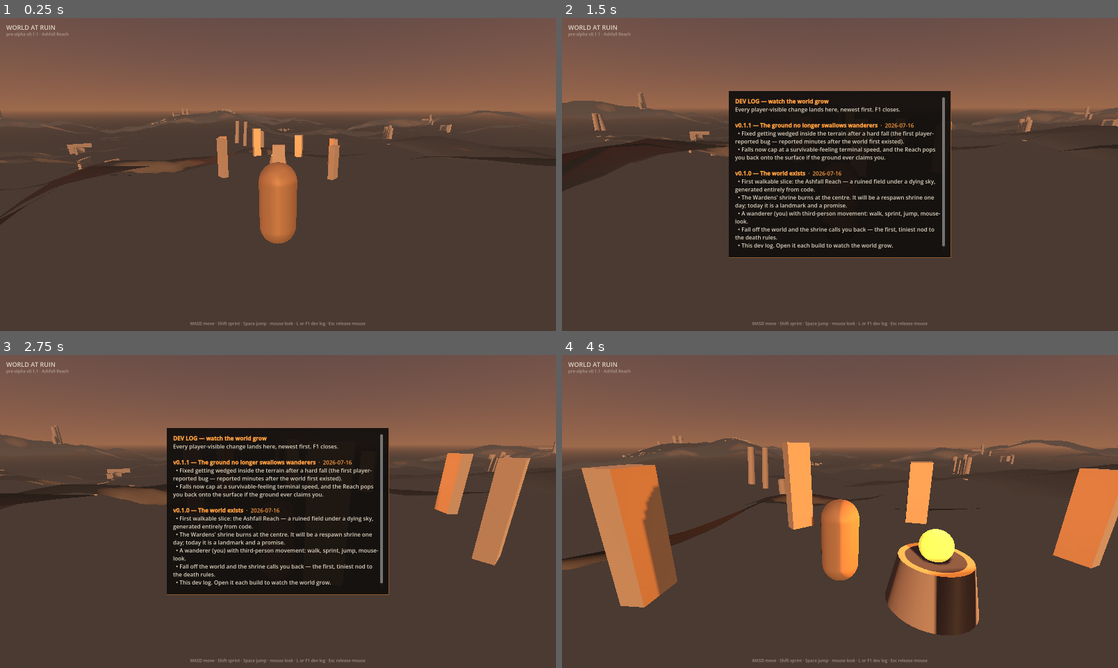
Above: before the commit, frames 1-4 (two rows, left to right).
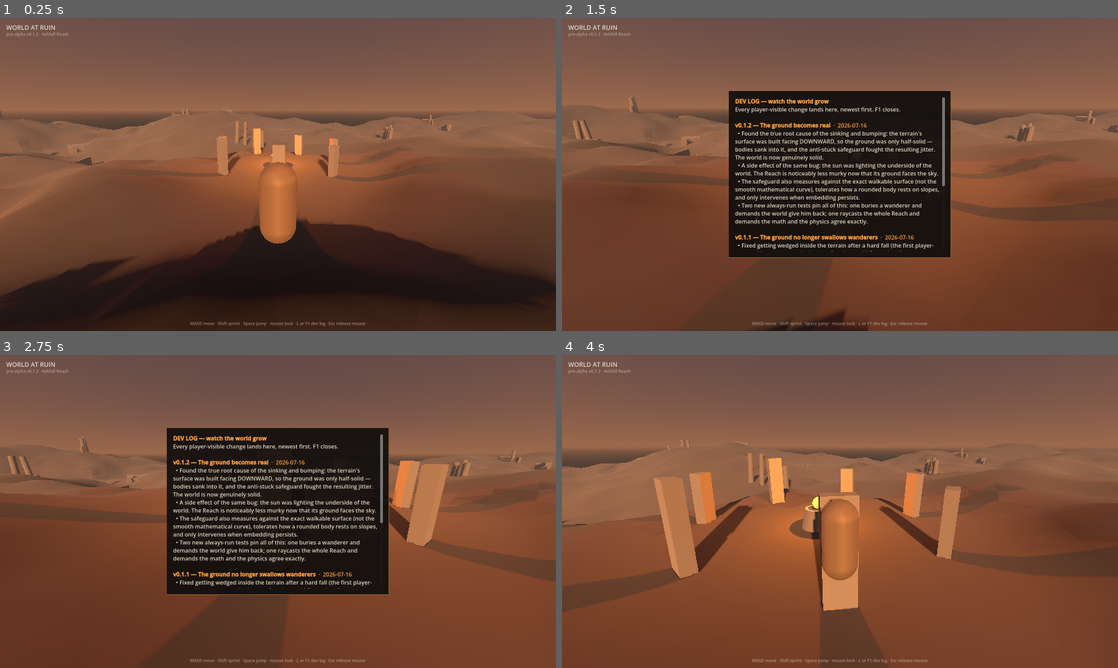
Above: after the commit, the same moments.

Repository: devantler-tech/world-at-ruin
Game: Godot game, scene res://scenes/main.tscn
Same seed, same stepped clock (60 frames per second), same inputs: the game is played once before the commit and once after it.
Inputs (mouse positions are in pixels of both pictures, inside the frame that each line leads up to):
- Up to frame 1 (0.25 s): no input
- Up to frame 2 (1.5 s): move the mouse to (867, 174) at 0.52 s; hold Shift (sprint) 0.53-1.28 s; hold W (move_forward) from 0.53 s (still down); tap Space (jump) at 0.77 s; move the mouse to (812, 174) at 1.27 s; tap L at 1.35 s
- Up to frame 3 (2.75 s): keep holding W (move_forward); tap Space (jump) at 1.52 s; move the mouse to (289, 505) at 2.02 s; hold Shift (sprint) from 2.03 s (still down)
- Up to frame 4 (4 s): keep holding W (move_forward); move the mouse to (834, 517) at 2.77 s; release Shift (sprint) at 2.78 s; tap L at 2.85 s; tap Space (jump) at 3.02, 3.77 s; move the mouse to (878, 514) at 3.52 s; hold Shift (sprint) from 3.53 s (still down)

The runs differ from the first frame. In frame 1, 58% of the frame differs, in the area x 0-100%, y 4-100%; in frame 2, 49%; in frame 3, 50%; in frame 4, 63%.

Commit message:
fix: make the terrain genuinely solid — correct inverted face winding (v0.1.2)
Root cause of both player-reported bugs (sinking into the ground, then
rhythmic bumping): terrain triangles were wound counter-clockwise, but Godot
front faces are clockwise — so the ground's faces pointed down. Bodies were
only held up by depenetration jitter, raycasts passed through, and the sun
lit the underside (the world rendered inside-out).

Fixes: correct winding + double-sided trimesh collision; the ground
safeguard now measures against the exact walkable mesh surface with a
slope-tolerant threshold and a persistence gate. Two CI regression tests pin
it: bury-and-recover, and a 200-point raycast-vs-analytic surface
consistency sweep (worst deviation now 0.000).

Co-Authored-By: Claude Fable 5 <noreply@anthropic.com>

Diff:
--- a/client/project.godot
+++ b/client/project.godot
@@ -12,7 +12,7 @@
 
 config/name="World at Ruin"
 config/description="A source-available, cloud-native MMORPG built almost entirely by agents. Pre-alpha."
-config/version="0.1.1"
+config/version="0.1.2"
 run/main_scene="res://scenes/main.tscn"
 config/features=PackedStringArray("4.7")
 config/icon="res://icon.svg"
--- a/client/scripts/devlog.gd
+++ b/client/scripts/devlog.gd
@@ -5,11 +5,22 @@
 ## development progress by playing. Every change that a player could notice
 ## gets an entry here, newest first — open it in-game with F1.
 
-const VERSION := "0.1.1"
+const VERSION := "0.1.2"
 const CODENAME := "Ashfall Reach"
 
 ## Newest first. Keys: version, date, title, notes (Array[String]).
 const ENTRIES: Array[Dictionary] = [
+	{
+		"version": "0.1.2",
+		"date": "2026-07-16",
+		"title": "The ground becomes real",
+		"notes": [
+			"Found the true root cause of the sinking and bumping: the terrain's surface was built facing DOWNWARD, so the ground was only half-solid — bodies sank into it, and the anti-stuck safeguard fought the resulting jitter. The world is now genuinely solid.",
+			"A side effect of the same bug: the sun was lighting the underside of the world. The Reach is noticeably less murky now that its ground faces the sky.",
+			"The safeguard also measures against the exact walkable surface (not the smooth mathematical curve), tolerates how a rounded body rests on slopes, and only intervenes when embedding persists.",
+			"Two new always-run tests pin all of this: one buries a wanderer and demands the world give him back; one raycasts the whole Reach and demands the math and the physics agree exactly.",
+		],
+	},
 	{
 		"version": "0.1.1",
 		"date": "2026-07-16",
--- a/client/scripts/main.gd
+++ b/client/scripts/main.gd
@@ -20,10 +20,10 @@
 	player.name = "Wanderer"
 	# Spawn outside the monolith ring, facing the shrine, so the first frame
 	# frames the landmark instead of collapsing the camera against a stone.
-	var spawn := Vector3(11.0, world.height_at(11.0, 14.0) + 1.2, 14.0)
+	var spawn := Vector3(11.0, world.surface_height_at(11.0, 14.0) + 1.2, 14.0)
 	player.spawn_point = spawn
 	player.position = spawn
-	player.ground_height_provider = world.height_at
+	player.ground_height_provider = world.surface_height_at
 	add_child(player)
 	player.face_toward(Vector3.ZERO)
 
--- a/client/scripts/player.gd
+++ b/client/scripts/player.gd
@@ -34,6 +34,7 @@
 var _spring: SpringArm3D
 var _camera: Camera3D
 var _visual: Node3D
+var _embedded_ticks := 0
 
 static func ensure_input_actions() -> void:
 	var bindings := {
@@ -162,16 +163,44 @@
 	if global_position.y < FALL_LIMIT_Y:
 		respawn()
 
-## Self-heal terrain embedding: the body origin sits at the capsule's base, so
-## an origin meaningfully below the analytic terrain height means the capsule
-## is inside the ground (tunneled or wedged) — pop it back onto the surface.
+## How far below the vertical surface height the origin must sit before we
+## call it embedded. On a slope of angle θ the capsule's bottom tip
+## legitimately sits r·(1 − cos2θ/cosθ) below the surface measured at its
+## (x, z) — ≈ 0.4 m at 45° for r = 0.4 — so anything under that is normal
+## contact, not embedding. A genuinely wedged/tunneled capsule is far deeper.
+const EMBED_THRESHOLD := 0.55
+## Sentinel from WorldGen.surface_height_at: no terrain at this (x, z).
+const NO_GROUND_BELOW := -1.0e5
+## Embedding must persist this many consecutive physics ticks before the
+## clamp fires (~0.17 s at 60 Hz). Real wedging is a steady state; legitimate
+## contact depth fluctuates tick to tick (ridge overhangs, crease crossings),
+## so a persistence gate removes false positives no fixed threshold can.
+const EMBED_TICKS_TO_FIRE := 10
+
+## Self-heal terrain embedding: the terrain is a pure heightfield, so an
+## origin deeper than EMBED_THRESHOLD below the walkable mesh surface is
+## always an invalid state (tunneled or wedged) — pop back onto the surface.
+## Must compare against the MESH surface (piecewise-linear), never the smooth
+## noise height: mid-triangle they diverge enough to false-positive.
 func _unstick_from_ground() -> void:
 	if not ground_height_provider.is_valid():
 		return
 	var ground: float = ground_height_provider.call(global_position.x, global_position.z)
-	if global_position.y < ground - 0.2:
-		global_position.y = ground + 0.3
-		velocity.y = 0.0
+	if ground < NO_GROUND_BELOW:
+		_embedded_ticks = 0
+		return  # Off the terrain edge — the fall-limit respawn handles this.
+	if global_position.y < ground - EMBED_THRESHOLD:
+		_embedded_ticks += 1
+	else:
+		_embedded_ticks = 0
+		return
+	if _embedded_ticks < EMBED_TICKS_TO_FIRE:
+		return
+	print("[unstick] recovered wanderer from y=%.2f to surface %.2f at (%.1f, %.1f)" %
+		[global_position.y, ground, global_position.x, global_position.z])
+	global_position.y = ground + 0.1
+	velocity.y = 0.0
+	_embedded_ticks = 0
 
 func respawn() -> void:
 	global_position = spawn_point
--- a/client/scripts/world_gen.gd
+++ b/client/scripts/world_gen.gd
@@ -22,9 +22,13 @@
 const COL_STONE := Color(0.42, 0.39, 0.35)
 const COL_EMBER := Color(1.0, 0.55, 0.18)
 
+## Returned by surface_height_at outside the terrain grid: "no ground here".
+const NO_GROUND := -1.0e6
+
 var _noise := FastNoiseLite.new()
 var _detail := FastNoiseLite.new()
 var _tint := FastNoiseLite.new()
+var _heights := PackedFloat32Array()
 var _brazier_light: OmniLight3D
 var _brazier_mesh: MeshInstance3D
 var _time := 0.0
@@ -63,15 +67,43 @@
 	var keep := smoothstep(0.35, 1.0, clampf(d / SHRINE_CLEAR_RADIUS, 0.0, 1.0))
 	return lerpf(h * 0.12, h, keep)
 
+## Height of the actual walkable terrain MESH at world (x, z): the same
+## piecewise-linear interpolation of the height grid the collision trimesh is
+## built from, including the quad→triangle split. This — not the smooth
+## height_at noise — is what physics stands on; anything comparing a body to
+## the ground must use it (mid-triangle the two can differ by tens of cm).
+## Returns NO_GROUND outside the terrain bounds.
+func surface_height_at(x: float, z: float) -> float:
+	var step := SIZE / QUADS
+	var half := SIZE / 2.0
+	var gx := (x + half) / step
+	var gz := (z + half) / step
+	if gx < 0.0 or gz < 0.0 or gx > QUADS or gz > QUADS or _heights.is_empty():
+		return NO_GROUND
+	var ix := mini(int(gx), QUADS - 1)
+	var iz := mini(int(gz), QUADS - 1)
+	var fx := gx - ix
+	var fz := gz - iz
+	var w := QUADS + 1
+	var h00 := _heights[iz * w + ix]
+	var h10 := _heights[iz * w + ix + 1]
+	var h01 := _heights[(iz + 1) * w + ix]
+	var h11 := _heights[(iz + 1) * w + ix + 1]
+	# Quads split along the v00→v11 diagonal (see _build_terrain): the
+	# (v00, v11, v10) triangle covers fx >= fz, (v00, v01, v11) the rest.
+	if fx >= fz:
+		return h00 + (h10 - h00) * fx + (h11 - h10) * fz
+	return h00 + (h11 - h01) * fx + (h01 - h00) * fz
+
 func _build_terrain() -> void:
 	var step := SIZE / QUADS
 	var half := SIZE / 2.0
-	# Precompute the height grid once.
-	var heights: Array[float] = []
-	heights.resize((QUADS + 1) * (QUADS + 1))
+	# Precompute the height grid once; kept for surface_height_at lookups.
+	_heights.resize((QUADS + 1) * (QUADS + 1))
 	for iz in QUADS + 1:
 		for ix in QUADS + 1:
-			heights[iz * (QUADS + 1) + ix] = height_at(ix * step - half, iz * step - half)
+			_heights[iz * (QUADS + 1) + ix] = height_at(ix * step - half, iz * step - half)
+	var heights := _heights
 
 	var st := SurfaceTool.new()
 	st.begin(Mesh.PRIMITIVE_TRIANGLES)
@@ -108,14 +140,22 @@
 	var body := StaticBody3D.new()
 	body.name = "TerrainBody"
 	var shape := CollisionShape3D.new()
-	shape.shape = mesh.create_trimesh_shape()
+	var trimesh := mesh.create_trimesh_shape() as ConcavePolygonShape3D
+	# The ground must be solid from BOTH sides: one-sided collision turns any
+	# winding or tunneling slip into a fall through the world.
+	trimesh.backface_collision = true
+	shape.shape = trimesh
 	body.add_child(shape)
 	add_child(body)
 
 func _add_tri(st: SurfaceTool, a: Vector3, b: Vector3, c: Vector3) -> void:
 	var centre := (a + b + c) / 3.0
 	st.set_color(_ground_color(centre))
-	for v: Vector3 in [a, b, c]:
+	# Godot front faces wind CLOCKWISE (not the right-hand-rule order the
+	# args are given in) — emit a, c, b so the face points UP. Downward faces
+	# render inside-out and are pass-through for raycasts and half-solid for
+	# bodies (the v0.1.x sink/bump bugs).
+	for v: Vector3 in [a, c, b]:
 		st.add_vertex(v)
 
 func _ground_color(at: Vector3) -> Color:
--- /dev/null
+++ b/client/tests/surface_consistency_test.gd
@@ -0,0 +1,72 @@
+extends Node
+## Asserts WorldGen.surface_height_at agrees with the PHYSICS mesh the
+## wanderer actually stands on: raycasts the collision world straight down at
+## seeded sample points and compares. Any disagreement beyond tolerance means
+## the analytic lookup has drifted from the real triangles — the root cause
+## behind ground-clamp false positives (v0.1.2 "bumping" bug).
+##
+## Run: godot --headless --path client res://tests/surface_consistency_test.tscn
+
+const SAMPLES := 200
+const TOLERANCE := 0.1
+const RAY_TOP := 60.0
+const RAY_BOTTOM := -60.0
+
+var _ticks := 0
+var _main: Node
+
+func _ready() -> void:
+	_main = (load("res://scenes/main.tscn") as PackedScene).instantiate()
+	add_child(_main)
+
+func _physics_process(_delta: float) -> void:
+	_ticks += 1
+	if _ticks != 10:
+		return
+	var world := _main.get_node_or_null("World") as WorldGen
+	if world == null:
+		_fail("main scene did not build a World")
+		return
+	var space := get_viewport().find_world_3d().direct_space_state
+	var rng := RandomNumberGenerator.new()
+	rng.seed = 20260716
+	var worst := 0.0
+	var worst_at := Vector2.ZERO
+	var checked := 0
+	for i in SAMPLES:
+		var x := rng.randf_range(-WorldGen.SIZE / 2.0 + 1.0, WorldGen.SIZE / 2.0 - 1.0)
+		var z := rng.randf_range(-WorldGen.SIZE / 2.0 + 1.0, WorldGen.SIZE / 2.0 - 1.0)
+		var deviation := _deviation_at(space, world, x, z)
+		if deviation < 0.0:
+			continue  # Ray hit a ruin above the terrain — skip the sample.
+		checked += 1
+		if deviation > worst:
+			worst = deviation
+			worst_at = Vector2(x, z)
+	# The exact spot the spawn-time false positive fired at (game-run5 log).
+	var spawn_dev := _deviation_at(space, world, 10.7, 14.7)
+	print("surface-consistency: %d samples, worst |dev|=%.3f at (%.1f, %.1f); spawn-spot dev=%.3f" %
+		[checked, worst, worst_at.x, worst_at.y, spawn_dev])
+	if worst <= TOLERANCE and (spawn_dev < 0.0 or spawn_dev <= TOLERANCE):
+		print("SURFACE-TEST PASS")
+		get_tree().quit(0)
+	else:
+		_fail("surface_height_at disagrees with the physics mesh (worst %.3f m)" % worst)
+
+## |raycast hit − analytic surface| at (x, z), or -1.0 when the sample is
+## unusable (no hit, or the ray hit ruin geometry above the terrain).
+func _deviation_at(space: PhysicsDirectSpaceState3D, world: WorldGen, x: float, z: float) -> float:
+	var params := PhysicsRayQueryParameters3D.create(
+		Vector3(x, RAY_TOP, z), Vector3(x, RAY_BOTTOM, z))
+	var hit := space.intersect_ray(params)
+	if hit.is_empty():
+		print("  [debug] (%.1f, %.1f): NO HIT, analytic=%.2f" % [x, z, world.surface_height_at(x, z)])
+		return -1.0
+	if hit["collider"] != world.get_node("TerrainBody"):
+		return -1.0  # Landed on a ruin/shrine/body above the terrain — skip.
+	var measured: float = (hit["position"] as Vector3).y
+	return absf(measured - world.surface_height_at(x, z))
+
+func _fail(message: String) -> void:
+	push_error("SURFACE-TEST FAIL: " + message)
+	get_tree().quit(1)
--- /dev/null
+++ b/client/tests/surface_consistency_test.tscn
@@ -0,0 +1,6 @@
+[gd_scene load_steps=2 format=3]
+
+[ext_resource type="Script" path="res://tests/surface_consistency_test.gd" id="1_surface"]
+
+[node name="SurfaceConsistencyTest" type="Node"]
+script = ExtResource("1_surface")
--- a/client/tests/unstick_test.gd
+++ b/client/tests/unstick_test.gd
@@ -1,15 +1,23 @@
 extends Node
-## Regression test for the first player-reported bug: after a hard fall the
-## wanderer could tunnel into the terrain trimesh and wedge there, unable to
-## move. The fix is an analytic ground clamp (the terrain is a pure
-## heightfield, so below-ground is always invalid). This test buries the
-## wanderer and asserts the clamp returns him to the surface within ticks.
+## Regression tests for the ground self-heal (first two player-reported bugs):
+##  1. v0.1.1 — after a hard fall the wanderer tunneled into the terrain
+##     trimesh and wedged there (stuck in the ground, unable to move).
+##  2. v0.1.2 — the first fix compared against the smooth noise height and
+##     used a slope-blind threshold, so normal walking rhythmically
+##     false-positived and popped the wanderer upward ("bumping").
+## Asserts BOTH directions: an embedded wanderer surfaces, and legitimate
+## slope contact (origin slightly below the vertical surface height) is
+## left alone.
 ##
 ## Run: godot --headless --path client res://tests/unstick_test.tscn
 
-const BURY_TICK := 20
-const ASSERT_TICK := 40
-const BURY_AT := Vector2(30.0, 30.0)
+const UNIT_TICK := 20
+const BURY_TICK := 25
+const ASSERT_TICK := 60
+const AT := Vector2(30.0, 30.0)
+## Legit slope contact: a 0.4 m capsule on a ~45° slope puts its bottom tip
+## ≈ 0.4 m below the vertical surface height. Must NOT trigger the clamp.
+const SLOPE_CONTACT_DEPTH := 0.35
 
 var _ticks := 0
 var _main: Node
@@ -26,17 +34,38 @@
 		if _ticks > 10:
 			_fail("main scene did not build a Wanderer and World")
 		return
-	if _ticks == BURY_TICK:
-		var ground := world.height_at(BURY_AT.x, BURY_AT.y)
-		player.global_position = Vector3(BURY_AT.x, ground - 2.0, BURY_AT.y)
+	var ground := world.surface_height_at(AT.x, AT.y)
+	if _ticks == UNIT_TICK:
+		# 1. Slope-contact must be tolerated (the v0.1.2 bumping bug) — even
+		# when it persists well past the debounce window.
+		player.global_position = Vector3(AT.x, ground - SLOPE_CONTACT_DEPTH, AT.y)
+		for i in Player.EMBED_TICKS_TO_FIRE + 5:
+			player._unstick_from_ground()
+		if not is_equal_approx(player.global_position.y, ground - SLOPE_CONTACT_DEPTH):
+			_fail("clamp fired on legitimate slope contact (%.2f below surface)" % SLOPE_CONTACT_DEPTH)
+			return
+		# 2. A deeply embedded wanderer must surface once embedding persists
+		# past the debounce window.
+		player.global_position = Vector3(AT.x, ground - 2.0, AT.y)
+		for i in Player.EMBED_TICKS_TO_FIRE:
+			player._unstick_from_ground()
+		if not is_equal_approx(player.global_position.y, ground + 0.1):
+			_fail("embedded wanderer not surfaced (y=%.2f, surface=%.2f)" % [player.global_position.y, ground])
+			return
+		# Reset for the integration pass below.
+		player.global_position = Vector3(AT.x, ground + 1.0, AT.y)
+		player.velocity = Vector3.ZERO
+	elif _ticks == BURY_TICK:
+		# 3. Integration: bury mid-simulation, the physics loop must recover.
+		player.global_position = Vector3(AT.x, ground - 2.0, AT.y)
 		player.velocity = Vector3.ZERO
 	elif _ticks == ASSERT_TICK:
-		var ground := world.height_at(player.global_position.x, player.global_position.z)
-		if player.global_position.y >= ground - 0.2:
-			print("UNSTICK-TEST PASS (y=%.2f ground=%.2f)" % [player.global_position.y, ground])
+		var here := world.surface_height_at(player.global_position.x, player.global_position.z)
+		if player.global_position.y >= here - 0.55:
+			print("UNSTICK-TEST PASS (y=%.2f surface=%.2f)" % [player.global_position.y, here])
 			get_tree().quit(0)
 		else:
-			_fail("wanderer still buried: y=%.2f ground=%.2f" % [player.global_position.y, ground])
+			_fail("wanderer still buried: y=%.2f surface=%.2f" % [player.global_position.y, here])
 
 func _fail(message: String) -> void:
 	push_error("UNSTICK-TEST FAIL: " + message)
Not shown, changed: .github/workflows/ci.yaml
